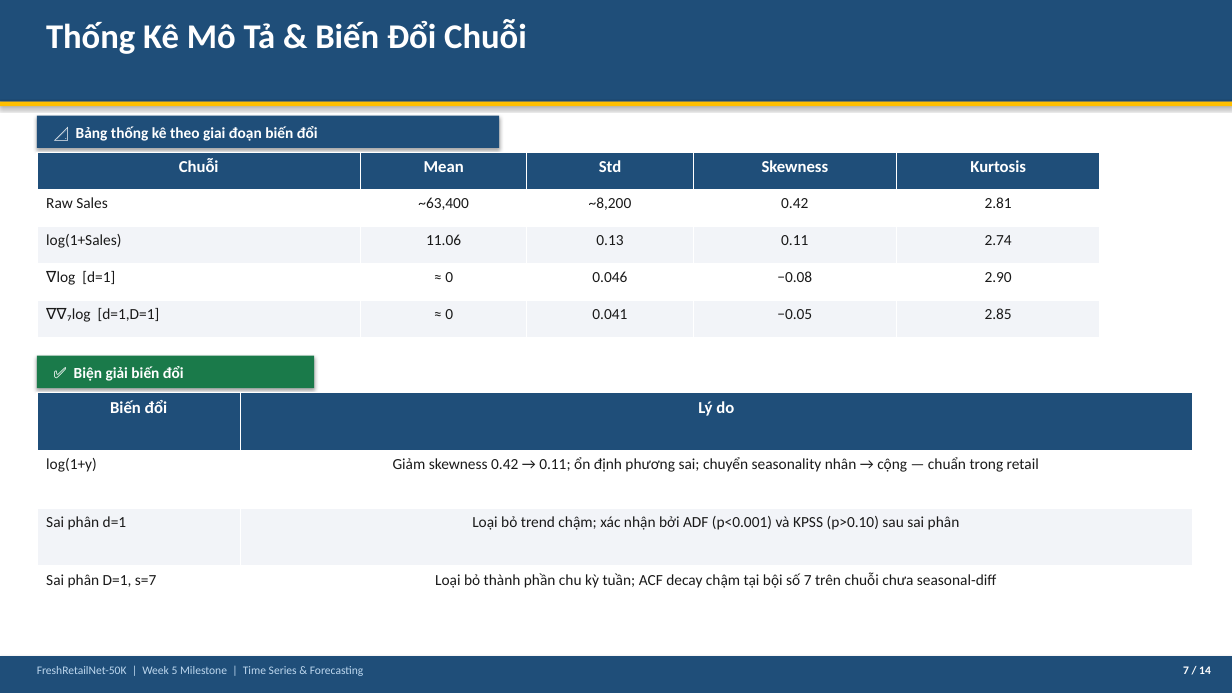
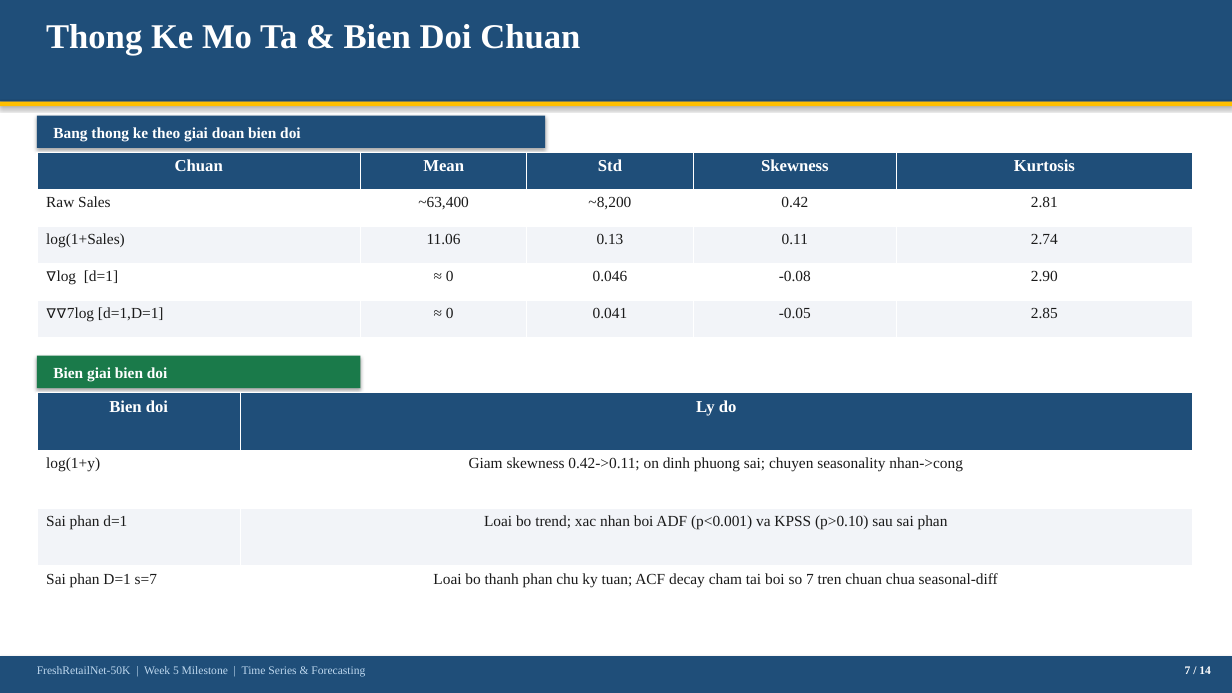
Before and after one commit to thanh-tai-435/TimeSeriesMrSu, a slide deck: slide 7 of Week5_Slides.pptx. Drawn at 1232x693 pixels with LibreOffice and Linux fonts; fonts in the diff are those of the drawing. Boxes give left, top, right and bottom in pixels: in the first picture for what was removed or moved away, otherwise in the second. Text is boxed around its words. In the diff, an @@ line names an element or a change of style, - is before the commit and + after.

```diff
--- a/Week5_Slides.pptx
+++ b/Week5_Slides.pptx
@@ rectangle removed at <box>0,0,1232,693</box> @@
@@ text at <box>46,24,580,55</box>: text changed; font Calibri to Times New Roman @@
-Thống Kê Mô Tả & Biến Đổi Chuỗi
+Thong Ke Mo Ta & Bien Doi Chuan
@@ rectangle: place and size @@
-rectangle at <box>37,116,499,148</box>
+rectangle at <box>37,116,545,148</box>
@@ text at <box>53,127,300,141</box>: text changed; font Calibri to Times New Roman @@
-📐 Bảng thống kê theo giai đoạn biến đổi
+Bang thong ke theo giai doan bien doi
@@ table at <box>37,152,1192,337</box> @@
-row 1, column 1: Chuỗi
+row 1, column 1: Chuan
-row 4, column 4: −0.08
+row 4, column 4: -0.08
-row 5, column 1: ∇∇₇log [d=1,D=1]
+row 5, column 1: ∇∇7log [d=1,D=1]
-row 5, column 4: −0.05
+row 5, column 4: -0.05
@@ font Calibri to Times New Roman in "Mean", "Std", "Skewness", "Kurtosis" and 17 more places @@
@@ table: place and size @@
-table at <box>37,152,1100,337</box>
+table at <box>37,152,1192,337</box>
@@ rectangle: place and size @@
-rectangle at <box>37,356,314,388</box>
+rectangle at <box>37,356,360,388</box>
@@ text added at <box>53,367,167,382</box>, 12 pt, text #FFFFFF, bold @@
+Bien giai bien doi
@@ text removed at <box>74,366,184,381</box> @@
-✅ Biện giải biến đổi
@@ table at <box>37,393,1192,624</box> @@
-row 1, column 1: Biến đổi
+row 1, column 1: Bien doi
-row 1, column 2: Lý do
+row 1, column 2: Ly do
-row 2, column 2: Giảm skewness 0.42 → 0.11; ổn định phương sai; chuyển seasonality nhân → cộng — chuẩn trong retail
+row 2, column 2: Giam skewness 0.42->0.11; on dinh phuong sai; chuyen seasonality nhan->cong
-row 3, column 1: Sai phân d=1
+row 3, column 1: Sai phan d=1
-row 3, column 2: Loại bỏ trend chậm; xác nhận bởi ADF (p<0.001) và KPSS (p>0.10) sau sai phân
+row 3, column 2: Loai bo trend; xac nhan boi ADF (p<0.001) va KPSS (p>0.10) sau sai phan
-row 4, column 1: Sai phân D=1, s=7
+row 4, column 1: Sai phan D=1 s=7
-row 4, column 2: Loại bỏ thành phần chu kỳ tuần; ACF decay chậm tại bội số 7 trên chuỗi chưa seasonal-diff
+row 4, column 2: Loai bo thanh phan chu ky tuan; ACF decay cham tai boi so 7 tren chuan chua seasonal-diff
@@ font Calibri to Times New Roman in "log(1+y)" @@
@@ text "FreshRetailNet-50K | Week 5 Milestone ..." at <box>37,666,365,677</box>: font Calibri to Times New Roman @@
@@ text "7 / 14" at <box>1185,666,1211,674</box>: font Calibri to Times New Roman @@
```
Also in this commit, not shown: 12 other slides changed, 1 slide added, 1 slide removed, 13 other files.
